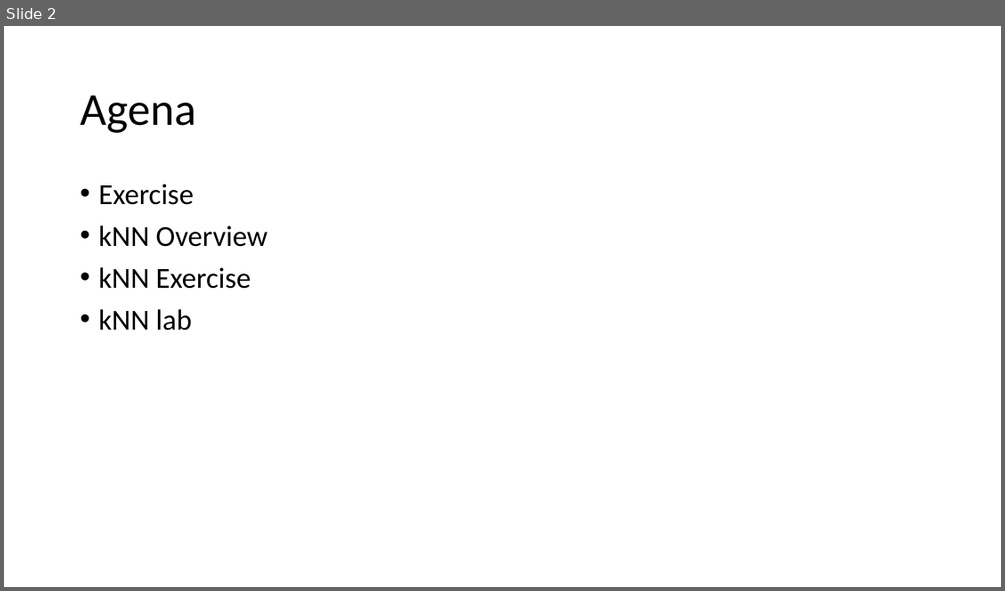
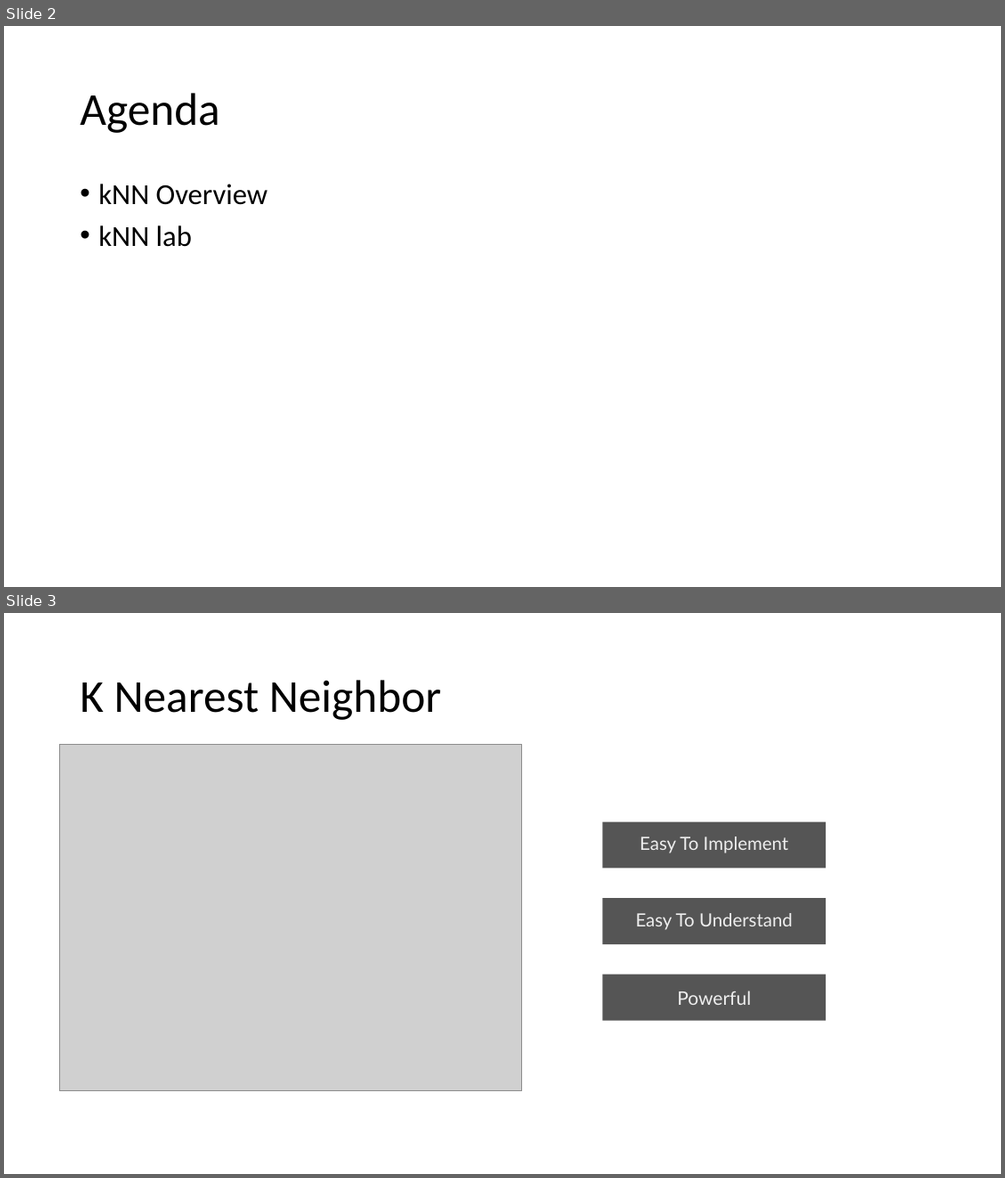
Before and after one commit to jamessdixon/tripass.knn, a slide deck: presentation/knn.pptx. Shown one above the other, each under a label of ours: slide 2 before the commit, slides 2 and 3 after it. The pictures are 1005x591 and 1005x1178 pixels, drawn with LibreOffice and Linux fonts; fonts in the diff are those of the drawing; grey boxes stand for pictures. Boxes give left, top, right and bottom in pixels: in the first picture for what was removed or moved away, otherwise in the second. Text is boxed around its words. In the diff, an @@ line names an element or a change of style, - is before the commit and + after.

```diff
--- a/presentation/knn.pptx
+++ b/presentation/knn.pptx
@@ slide 3 added at <box>4,613,1001,1174</box>, background #FFFFFF @@
@@ title added at <box>80,680,441,720</box>, 44 pt, text #000000 @@
+K Nearest Neighbor
@@ picture added at <box>60,745,522,1091</box> @@
@@ rectangle added at <box>603,821,825,868</box>, fill #555555, 17.5 pt, text #EEEEEE @@
+Easy To Implement
@@ rectangle added at <box>603,898,825,944</box>, fill #555555, 17.5 pt, text #EEEEEE @@
+Easy To Understand
@@ rectangle added at <box>603,974,825,1021</box>, fill #555555, 18 pt, text #EEEEEE @@
+Powerful
@@ slide 2 changed as well @@
@@ title at <box>80,93,219,133</box>: text changed @@
-Agena
+Agenda
@@ text at <box>98,184,194,205</box>: paragraph removed @@
-• Exercise
@@ text at <box>98,267,251,289</box>: paragraph removed @@
-• kNN Exercise
```
Also in this commit, not shown: 13 other slides added, 2 slides removed, 6 other files.
